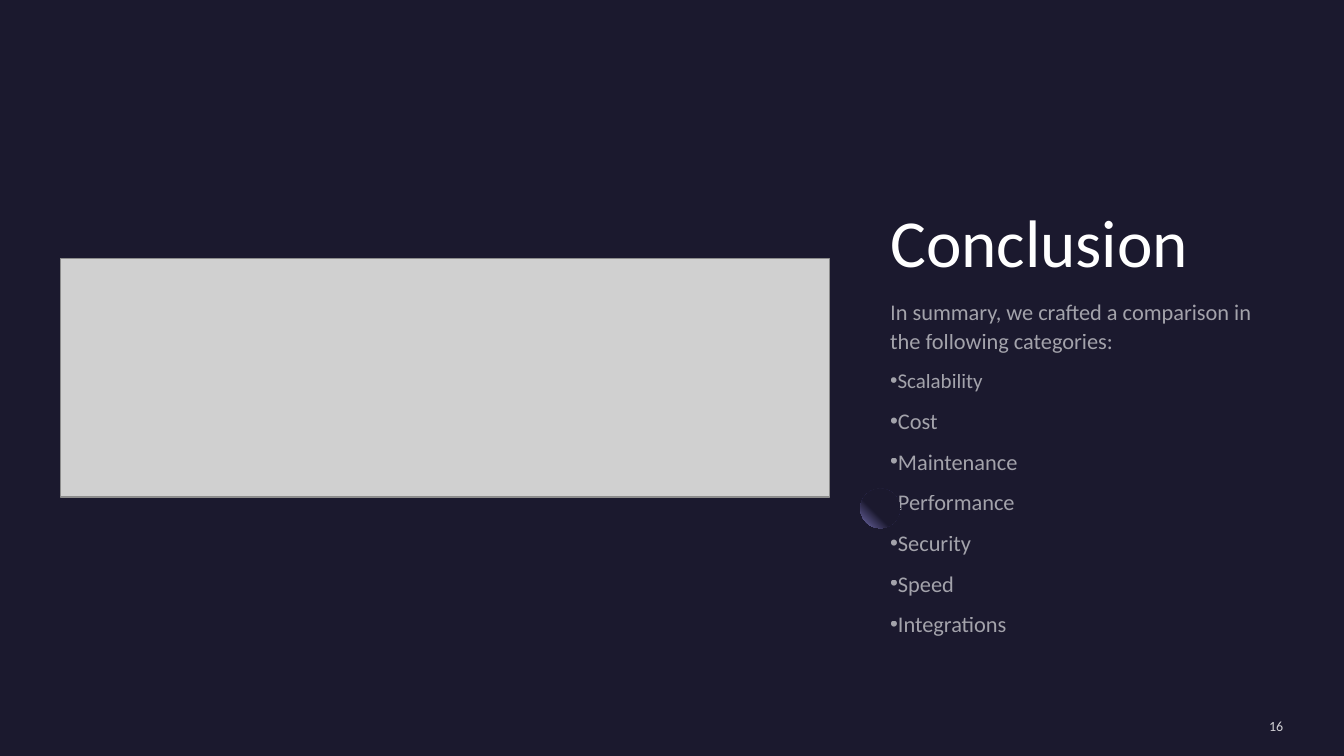
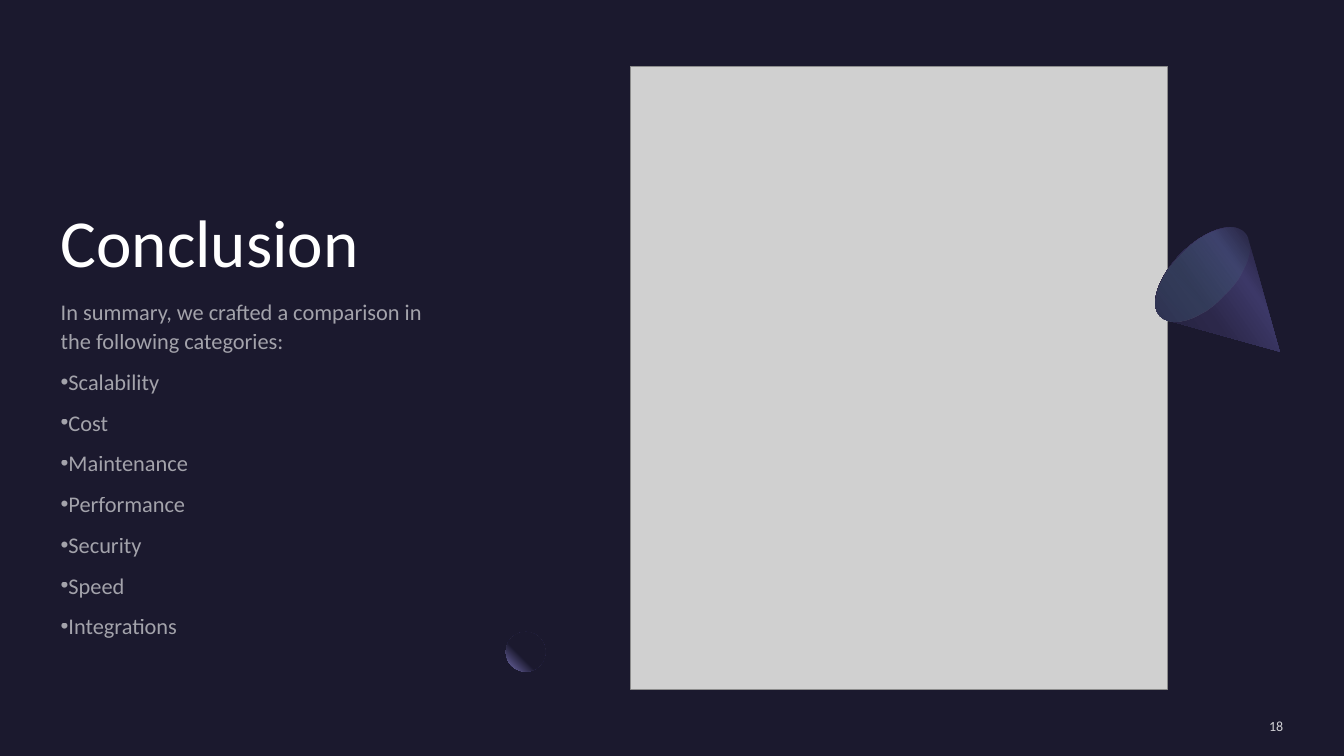
Before and after one commit to rehank1990/Capstone-3, a slide deck: slide 18 of Capstone 3 Datawarehouse Comparisons.pptx (slide 16 before the commit). Drawn at 1344x756 pixels with LibreOffice and Linux fonts; fonts in the diff are those of the drawing; grey boxes stand for pictures. Boxes give left, top, right and bottom in pixels: in the first picture for what was removed or moved away, otherwise in the second. Text is boxed around its words. In the diff, an @@ line names an element or a change of style, - is before the commit and + after.

```diff
--- a/Capstone 3 Datawarehouse Comparisons.pptx
+++ b/Capstone 3 Datawarehouse Comparisons.pptx
@@ title "Conclusion": place and size @@
-title "Conclusion" at (890,220,1188,268)
+title "Conclusion" at (61,220,359,268)
@@ picture added at (631,67,1168,689) @@
@@ ellipse added at (1139,211,1265,337), fill gradient #454075 to #5BEFC1 @@
@@ freeform shape added at (1140,211,1322,394), fill gradient #2C284A to #3C3867 to #1B192E @@
@@ picture removed at (60,259,830,497) @@
@@ text "In summary, we crafted a ...": place and size @@
-text "In summary, we crafted a ..." at (890,304,1251,636)
+text "In summary, we crafted a ..." at (61,304,422,638)
@@ text at (68,374,159,394): size 15 to 16 pt in "Scalability" @@
@@ ellipse: place and size @@
-ellipse at (861,489,900,528)
+ellipse at (506,632,545,671)
@@ page number at (1269,721,1283,731): text changed @@
-16
+18
```
Also in this commit, not shown: 6 other slides changed, 7 slides added, 5 slides removed.
